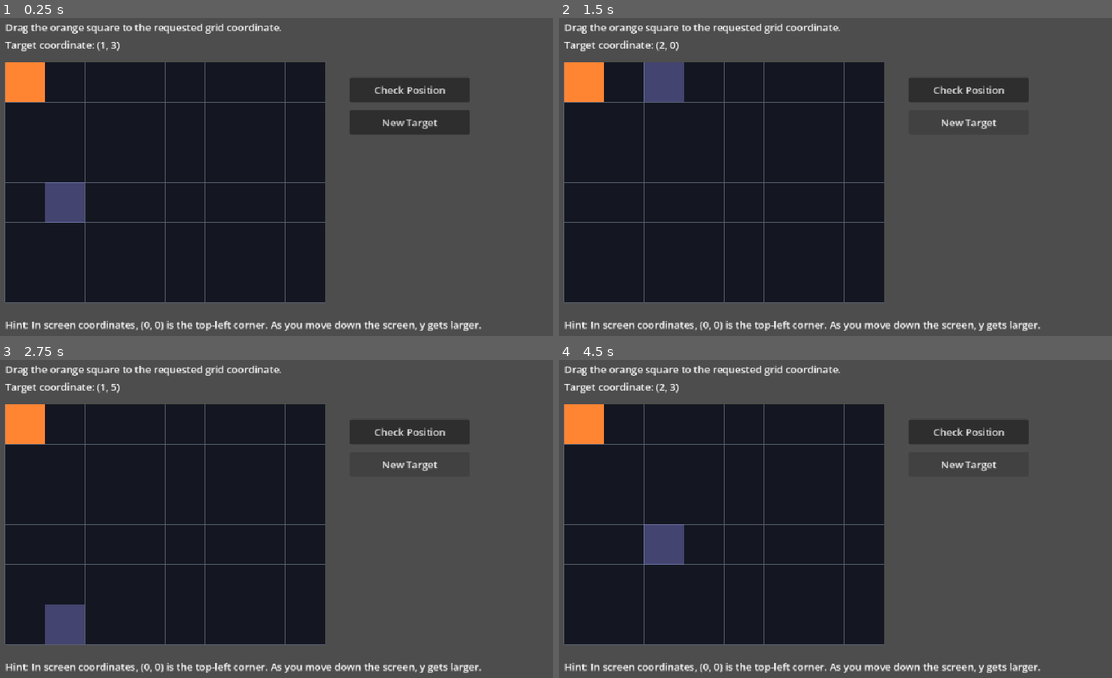
Above: before the commit, frames 1-4 (two rows, left to right).
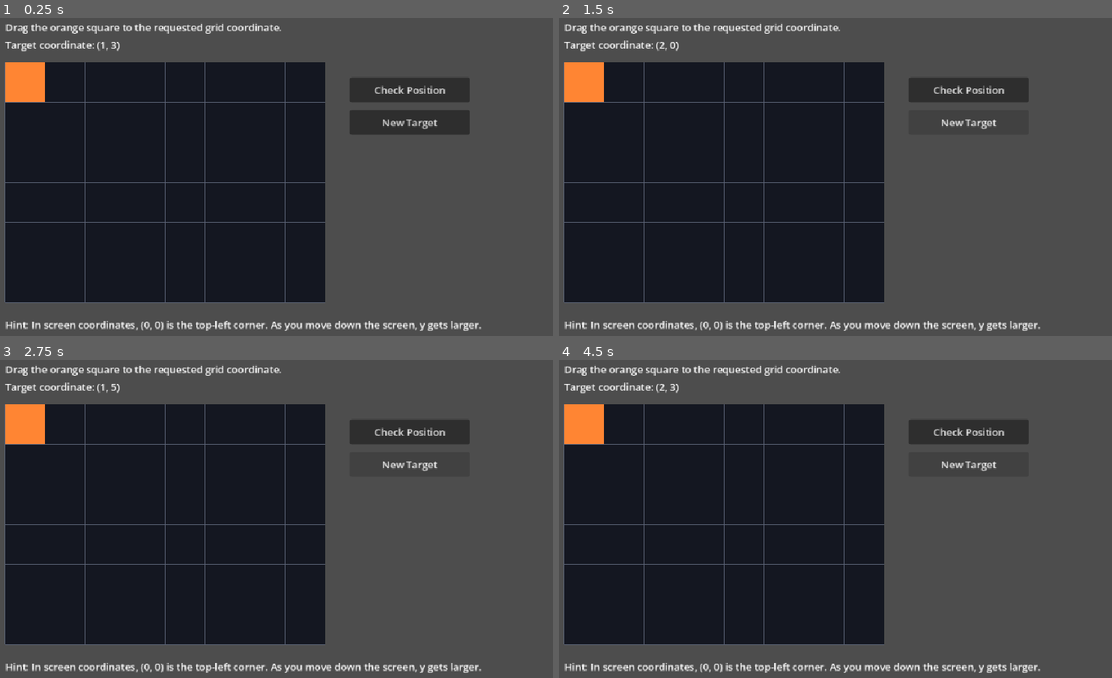
Above: after the commit, the same moments.

Repository: MrRoush/godot-display-game
Game: Godot game, scene res://scenes/Main.tscn
Two runs of this game, one before a commit and one after it. Both use one fixed random seed, a clock stepped at 60 frames per second and the inputs below.
Inputs:
- Up to frame 1 (0.25 s): no input
- Up to frame 2 (1.5 s): click "Check Position" at 0.5 s; click "New Target" at 1.25 s
- Up to frame 3 (2.75 s): click "New Target" at 2 s
- Up to frame 4 (4.5 s): click "Check Position" at 2.75 s; click "Check Position" at 3.5 s; click "New Target" at 4.25 s

The runs differ from the first frame. In frame 1, 0.9% of the frame differs, in the area x 8-16%, y 51-65%; in frame 2, 0.9%; in frame 3, 0.9%; in frame 4, 0.9%, in the area x 15-23%, y 51-65%.

Commit message:
Hide ghost until check and align placement with center-based math
Co-authored-by: MrRoush <102610106+MrRoush@users.noreply.github.com>

Diff:
--- a/scripts/main.gd
+++ b/scripts/main.gd
@@ -14,7 +14,7 @@
 
 var target_cell: Vector2i = Vector2i.ZERO
 var is_dragging := false
-var drag_offset := Vector2.ZERO
+var drag_center_offset := Vector2.ZERO
 
 func _ready() -> void:
 	randomize()
@@ -32,7 +32,7 @@
 		is_dragging = false
 		return
 
-	var desired_center := playfield.get_local_mouse_position() - drag_offset + Vector2(CELL_SIZE * 0.5, CELL_SIZE * 0.5)
+	var desired_center := playfield.get_local_mouse_position() - drag_center_offset
 	var snapped_cell := _position_to_cell(desired_center)
 	_snap_to_cell(draggable, snapped_cell)
 
@@ -40,18 +40,21 @@
 	if event is InputEventMouseButton and event.button_index == MOUSE_BUTTON_LEFT:
 		if event.pressed:
 			is_dragging = true
-			drag_offset = draggable.get_local_mouse_position()
+			drag_center_offset = playfield.get_local_mouse_position() - _node_center(draggable)
+			ghost.visible = false
 		else:
 			is_dragging = false
 
 func _set_new_target() -> void:
 	target_cell = Vector2i(randi_range(0, GRID_COLS - 1), randi_range(0, GRID_ROWS - 1))
 	_snap_to_cell(ghost, target_cell)
+	ghost.visible = false
 	target_label.text = "Target coordinate: (%d, %d)" % [target_cell.x, target_cell.y]
 	result_label.text = ""
 
 func _check_position() -> void:
-	var current_cell := _position_to_cell(draggable.position + Vector2(CELL_SIZE * 0.5, CELL_SIZE * 0.5))
+	var current_cell := _position_to_cell(_node_center(draggable))
+	ghost.visible = true
 	if current_cell == target_cell:
 		result_label.text = "Correct! You placed it at (%d, %d). Notice how y increases as you move down the screen." % [current_cell.x, current_cell.y]
 		return
@@ -59,9 +62,15 @@
 	result_label.text = "Not yet. You are at (%d, %d), but the target is (%d, %d)." % [current_cell.x, current_cell.y, target_cell.x, target_cell.y]
 
 func _position_to_cell(pos: Vector2) -> Vector2i:
-	var x := clampi(int(round(pos.x / CELL_SIZE)), 0, GRID_COLS - 1)
-	var y := clampi(int(round(pos.y / CELL_SIZE)), 0, GRID_ROWS - 1)
+	var x := clampi(int(floor(pos.x / CELL_SIZE)), 0, GRID_COLS - 1)
+	var y := clampi(int(floor(pos.y / CELL_SIZE)), 0, GRID_ROWS - 1)
 	return Vector2i(x, y)
 
 func _snap_to_cell(node: Control, cell: Vector2i) -> void:
-	node.position = Vector2(cell.x * CELL_SIZE, cell.y * CELL_SIZE)
+	node.position = _cell_center(cell) - (node.size * 0.5)
+
+func _cell_center(cell: Vector2i) -> Vector2:
+	return Vector2((cell.x + 0.5) * CELL_SIZE, (cell.y + 0.5) * CELL_SIZE)
+
+func _node_center(node: Control) -> Vector2:
+	return node.position + (node.size * 0.5)
Not shown, changed: README.md
